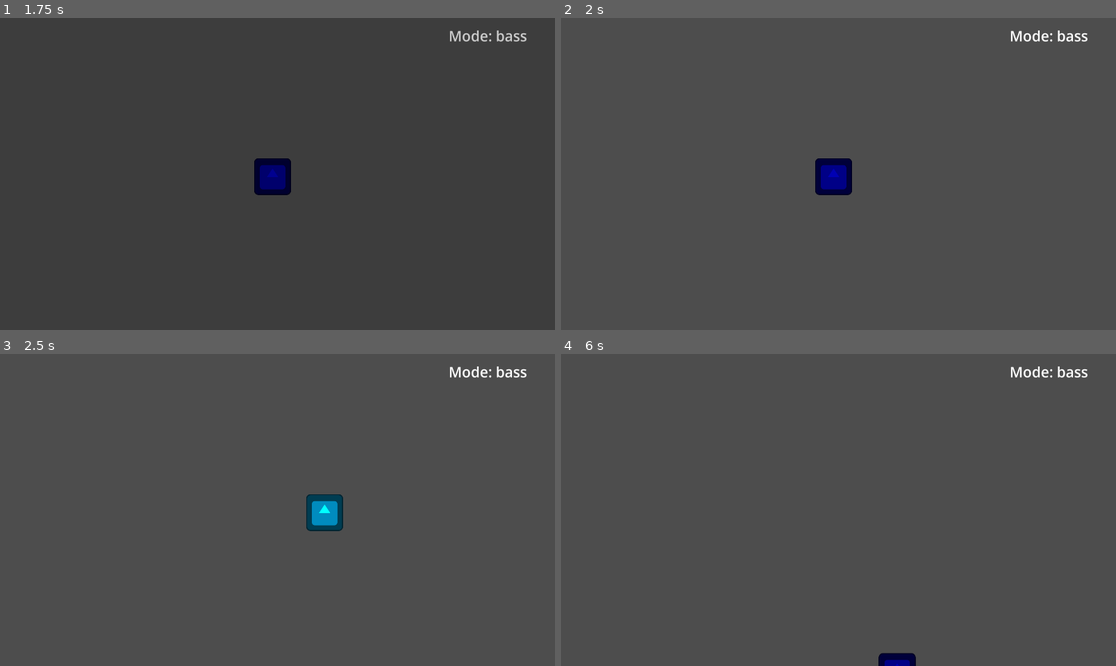
Above: before the commit, frames 1-4 (two rows, left to right).
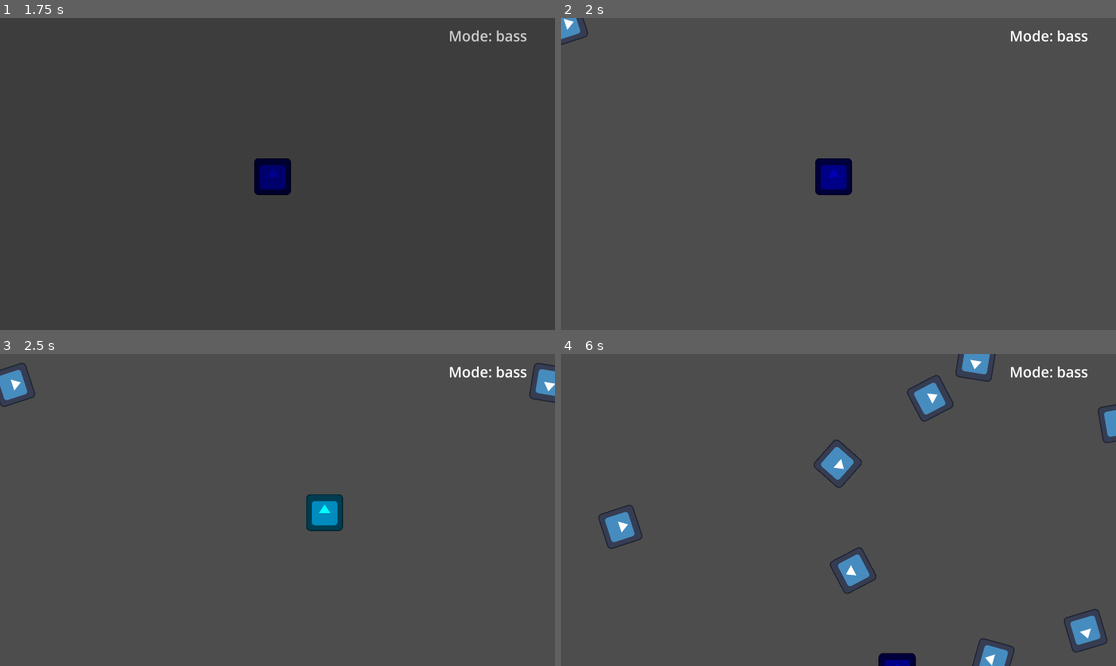
Above: after the commit, the same moments.

Repository: IAmToolbox/Composers-n-Devs-Jam
Game: Godot game, scene res://menu/title/title_screen.tscn
Same seed, same stepped clock (60 frames per second), same inputs: the game is played once before the commit and once after it. The engine's default icon, where the game draws it, is replaced by a stand-in: a white triangle on a blue panel in a dark square.
Inputs (mouse positions are in pixels of both pictures, inside the frame that each line leads up to):
- Up to frame 1 (1.75 s): click "start" at 0.5 s; click "start" at 1.25 s
- Up to frame 2 (2 s): no input
- Up to frame 3 (2.5 s): move the mouse to (399, 494) at 2.02 s; hold D (right) from 2.03 s (still down); click (399, 494) at 2.1 s
- Up to frame 4 (6 s): move the mouse to (727, 525) at 2.77 s; release D (right) at 2.78 s; hold S (down) 2.78-3.53 s; right-click (727, 525) at 2.85 s; move the mouse to (894, 441) at 3.52 s; hold D (right) 3.53-4.28 s; tap Q (switch_mode) at 3.6, 5.85 s; move the mouse to (810, 572) at 4.27 s; hold W (up) 4.28-5.03 s; click (810, 572) at 4.35 s; move the mouse to (1005, 556) at 5.02 s; hold A (left) from 5.03 s (still down); right-click (1005, 556) at 5.1 s; move the mouse to (672, 463) at 5.77 s

Frame 1 is identical in both runs. In frame 2, 0.2% of the frame differs, in the area x 0-5%, y 0-9%; in frame 3, 0.7%; in frame 4, 3.3%, in the area x 6-100%, y 0-100%.

Commit message:
Added very simple enemy behavior and spawning logic

Diff:
--- /dev/null
+++ b/components/bass_enemy.gd
@@ -0,0 +1,4 @@
+extends Enemy
+
+func _on_visible_on_screen_notifier_2d_screen_exited() -> void:
+	queue_free()
--- /dev/null
+++ b/components/bass_enemy.tscn
@@ -0,0 +1,22 @@
+[gd_scene load_steps=4 format=3 uid="uid://b8en561csqn3k"]
+
+[ext_resource type="Script" uid="uid://cujwhwdoyi05m" path="res://components/bass_enemy.gd" id="1_43slc"]
+[ext_resource type="Texture2D" uid="uid://bcgfvs3fwj2t1" path="res://icon.svg" id="2_pmvr2"]
+
+[sub_resource type="RectangleShape2D" id="RectangleShape2D_2a5rb"]
+size = Vector2(128, 128)
+
+[node name="BassEnemy" type="RigidBody2D"]
+collision_mask = 0
+gravity_scale = 0.0
+script = ExtResource("1_43slc")
+
+[node name="Sprite2D" type="Sprite2D" parent="."]
+texture = ExtResource("2_pmvr2")
+
+[node name="CollisionShape2D" type="CollisionShape2D" parent="."]
+shape = SubResource("RectangleShape2D_2a5rb")
+
+[node name="VisibleOnScreenNotifier2D" type="VisibleOnScreenNotifier2D" parent="."]
+
+[connection signal="screen_exited" from="VisibleOnScreenNotifier2D" to="." method="_on_visible_on_screen_notifier_2d_screen_exited"]
--- a/components/enemy.gd
+++ b/components/enemy.gd
@@ -2,10 +2,13 @@
 ## Abstract class for enemies to inherit from
 
 ## This function is called when the enemy needs to move towards the player
-@abstract func move_towards_player()
+func _move_towards_player() -> void:
+	pass
 
 ## This function is called when the enemy needs to move towards an arbitrary target
-@abstract func move_towards_target()
+func _move_towards_target() -> void:
+	pass
 
 ## This function is called when the enemy fires a projectile
-@abstract func fire_projectile()
+func _fire_projectile() -> void:
+	pass
--- a/components/player.tscn
+++ b/components/player.tscn
@@ -7,6 +7,8 @@
 size = Vector2(129, 128)
 
 [node name="player" type="CharacterBody2D"]
+collision_layer = 0
+collision_mask = 0
 script = ExtResource("1_51jd6")
 
 [node name="Sprite2D" type="Sprite2D" parent="."]
--- a/level/main_level.gd
+++ b/level/main_level.gd
@@ -1,4 +1,6 @@
 extends Node2D
+
+@export var enemy_scene: PackedScene
 
 @onready var player = $player
 @onready var label = $Label
@@ -6,3 +8,18 @@
 
 func _on_player_mode_switched() -> void:
 	label.text = "Mode: " + player.mode
+
+func _on_enemy_spawn_timer_timeout() -> void: # TODO: Replace this function with something that allows the enemy to actually follow the player
+	var enemy = enemy_scene.instantiate()
+	var enemy_spawn_location := $EnemySpawn/EnemySpawnLocation
+	enemy_spawn_location.progress_ratio = randf()
+	enemy.position = enemy_spawn_location.position
+
+	var direction : float = enemy_spawn_location.rotation + PI / 2
+	direction += randf_range(-PI / 4, PI / 4)
+	enemy.rotation = direction
+
+	var velocity := Vector2(randf_range(150.0, 200.0), 0)
+	enemy.linear_velocity = velocity.rotated(direction)
+
+	add_child(enemy)
--- a/level/main_level.tscn
+++ b/level/main_level.tscn
@@ -1,10 +1,18 @@
-[gd_scene load_steps=3 format=3 uid="uid://1ihtj3tw6hrw"]
+[gd_scene load_steps=5 format=3 uid="uid://1ihtj3tw6hrw"]
 
 [ext_resource type="Script" uid="uid://b8hhl235b7trv" path="res://level/main_level.gd" id="1_evyck"]
+[ext_resource type="PackedScene" uid="uid://b8en561csqn3k" path="res://components/bass_enemy.tscn" id="2_43ii6"]
 [ext_resource type="PackedScene" uid="uid://d2rbfsfprmshc" path="res://components/player.tscn" id="2_54fhk"]
+
+[sub_resource type="Curve2D" id="Curve2D_o7jp2"]
+_data = {
+"points": PackedVector2Array(0, 0, 0, 0, 1, -2, 0, 0, 0, 0, 1923, 1, 0, 0, 0, 0, 1921, 1080, 0, 0, 0, 0, 1, 1083, 0, 0, 0, 0, 1, -2)
+}
+point_count = 5
 
 [node name="mainLevel" type="Node2D"]
 script = ExtResource("1_evyck")
+enemy_scene = ExtResource("2_43ii6")
 
 [node name="player" parent="." instance=ExtResource("2_54fhk")]
 position = Vector2(943, 549)
@@ -17,4 +25,16 @@
 theme_override_font_sizes/font_size = 50
 text = "Mode: bass"
 
+[node name="EnemySpawnTimer" type="Timer" parent="."]
+wait_time = 0.5
+autostart = true
+
+[node name="EnemySpawn" type="Path2D" parent="."]
+curve = SubResource("Curve2D_o7jp2")
+
+[node name="EnemySpawnLocation" type="PathFollow2D" parent="EnemySpawn"]
+position = Vector2(1, -2)
+rotation = 0.0015608728
+
 [connection signal="mode_switched" from="player" to="." method="_on_player_mode_switched"]
+[connection signal="timeout" from="EnemySpawnTimer" to="." method="_on_enemy_spawn_timer_timeout"]
Not shown, added: components/bass_enemy.gd.uid
